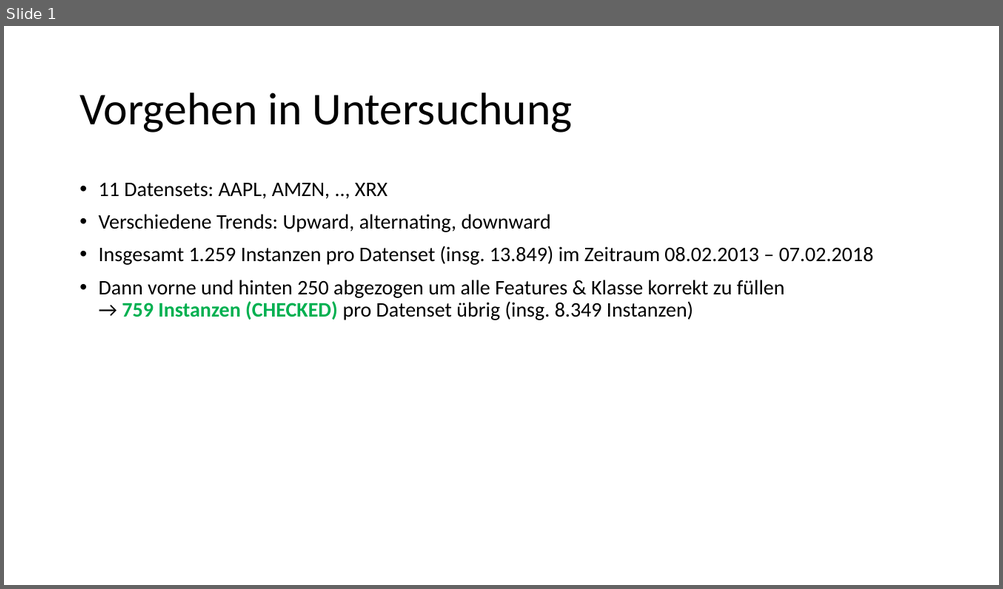
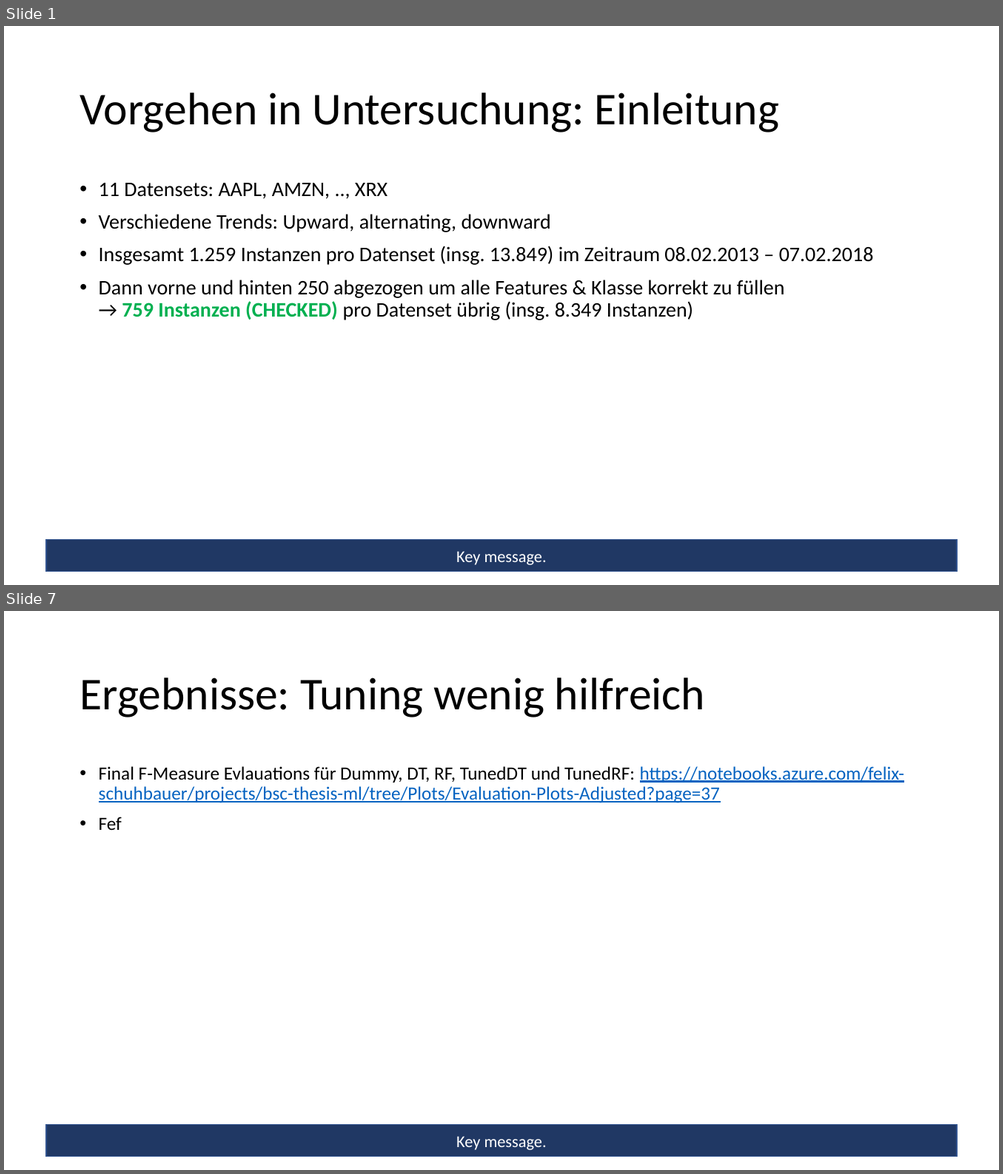
Before and after one commit to feschu/BSc-Thesis-ML, a slide deck: Notes/Dokumentation zum Vorgehen.pptx. Shown one above the other, each under a label of ours: slide 1 before the commit, slides 1 and 7 after it; the slides between them are not shown. The pictures are 1003x589 and 1003x1174 pixels, drawn with LibreOffice and Linux fonts; fonts in the diff are those of the drawing. Boxes give left, top, right and bottom in pixels: in the first picture for what was removed or moved away, otherwise in the second. Text is boxed around its words. In the diff, an @@ line names an element or a change of style, - is before the commit and + after.

Commit message:
Summarized major part of ADJ plots in presentation

```diff
--- a/Notes/Dokumentation zum Vorgehen.pptx
+++ b/Notes/Dokumentation zum Vorgehen.pptx
@@ slide 7 added at bbox=[4, 611, 999, 1170], background #FFFFFF @@
@@ title added at bbox=[79, 678, 705, 718], 44 pt, text #000000 @@
+Ergebnisse: Tuning wenig hilfreich
@@ text added at bbox=[99, 766, 904, 830], 18 pt, text #0563C1, underline @@
+• Final F-Measure Evlauations für Dummy, DT, RF, TunedDT und TunedRF: https://notebooks.azure.com/felix-schuhbauer/projects/bsc-thesis-ml/tree/Plots/Evaluation-Plots-Adjusted?page=37
+• Fef
@@ rectangle added at bbox=[45, 1125, 956, 1157], fill #203864, outline #325491 1 pt, 16 pt, text #FFFFFF @@
+Key message.
@@ slide 1 changed as well @@
@@ title at bbox=[79, 93, 780, 133]: text changed @@
-Vorgehen in Untersuchung
+Vorgehen in Untersuchung: Einleitung
@@ rectangle added at bbox=[45, 540, 956, 572], fill #203864, outline #325491 1 pt, 16 pt, text #FFFFFF @@
+Key message.
```
Also in this commit, not shown: 14 other slides added, 2 slides removed, 2 other files.
